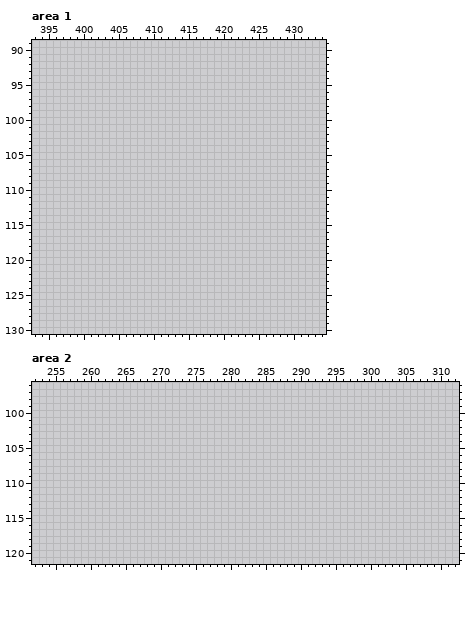
File history of a pixel-art file, src/mission/asteroid/assets/all asteroids.aseprite. The first picture shows the starting point.
630x500 pixels, 1 frame. Shown: area 1: x 393..434, y 89..130; area 2: x 252..312, y 96..121. The commit also changed other parts of the picture, which this record leaves out.
Visible layers, top first: "Layer 2", "Layer 3" opacity 43%, "Layer 4" opacity 17%, "Layer 1".
Palette (. is transparent): 
Now the later version:
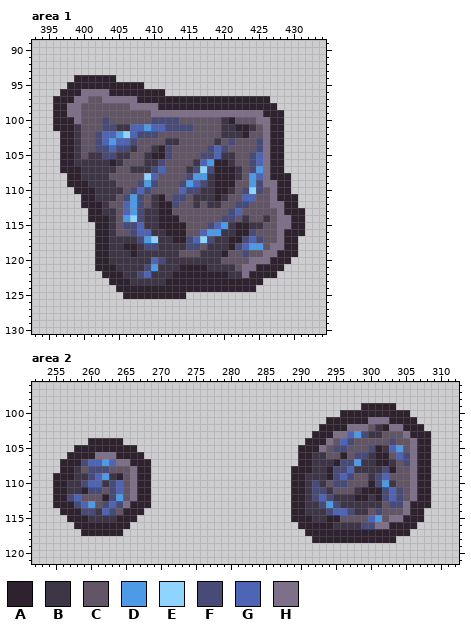
Colours new in this view: A #2e222f  B #3e3546  C #625565  D #4d9be6  E #8fd3ff  F #484a77  G #4d65b4  H #7f708a
From old to new:
Area 1, layer "Layer 2":
y 94: x 399..404 ...... -> AAAAAA
y 95: x 398..408 ........... -> AAAAAAAAAAA
y 96: x 397..411 ............... -> AAAHHHHAAAAAAAA
y 97: x 396..426 ............................... -> AAAHHCCHHHHHAAAAAAAAAAAAAAAAAAA
y 98: x 396..427 ................................ -> AAHHCCCCCCCHHHHAAAAAAAAAAAAAAAAA
y 99: x 396..428 ................................. -> AAHHCCCCCCCCCCHHHHHHHHHHHHHHHHAAA
y 100: x 396..428 ................................. -> AAAHCCCFCCCCCCFFFFCCCCCCBACCCHHAA
y 101: x 396..428 ................................. -> AAABCCCFFBBGGDGGFFFFCCCCBBAABCHAA
y 102: x 397..428 ................................ -> AABCCFGGDEGFFFCCCCCCCCCBBBACCHAA
y 103: x 397..428 ................................ -> AABCCFGDGGFCCCCBBCCCCCBCFCCCFHAA
y 104: x 397..428 ................................ -> AABCCFFGFFBCCBAFCCCCCFGFCCCCFHAA
y 105: x 397..428 ................................ -> AABCBBFFBBCCBAAFCCCCFFGBBCCFGHAA
y 106: x 397..428 ................................ -> AABBBBBABCCCBBFCCCCBGDAABCCFGHAA
y 107: x 397..428 ................................ -> AAABBBBBCCBBBFGCCCBFEFAAABCFDHAA
y 108: x 398..429 ................................ -> AABBBBCCCCCEGCCCCFDDBAAABCDGHAAA
y 109: x 398..429 ................................ -> AAABBBBCCCFDFCCCFDGFBAAACCDFHHAA
y 110: x 399..429 ............................... -> AAABBBBCFGFCCCCGFFBBAABCFEFCHAA
y 111: x 400..430 ............................... -> AABBBCFDFCBACFFCBBBABCCGGCCHAAA
y 112: x 400..430 ............................... -> AAABCCGDFCBAAFCCBCBBCCFFCCCHHAA
y 113: x 401..431 ............................... -> AABBCGDFBBAACCCCCCCCFGCCCCCHAAA
y 114: x 401..431 ............................... -> AAABCDEFBBAAACCCCCCFFCBCCBCHHAA
y 115: x 402..431 .............................. -> AABCFFGBBAAAACCCFGDBAABBCCHHAA
y 116: x 402..431 .............................. -> AABCCFGGBBAAACCGDDBBAAFCCCHAAA
y 117: x 402..430 ............................. -> AABBBBFDEBBAAFGEFBBAAFGFCCHAA
y 118: x 402..430 ............................. -> AABBAABFFBBBBFFCBBBAFGDDCHHAA
y 119: x 402..430 ............................. -> AABBBABBBBBBCCCBBBACCFCCHHAAA
y 120: x 402..429 ............................ -> AABBBBBBGFBBBBBBBBCCCCHHHAAA
y 121: x 402..428 ........................... -> AAABBBBFDBBBAAAABBBBCHHAAAA
y 122: x 403..427 ......................... -> AAABBFGBBBAAAAAAAABBHAAAA
y 123: x 404..425 ...................... -> AAABBBBBAAAAAAAAAAAAAA
y 124: x 405..424 .................... -> AAAAAAAAAAAAAAAAAAAA
y 125: x 406..414 ......... -> AAAAAAAAA
Area 2, layer "Layer 2":
y 99: x 299..303 ..... -> AAAAA
y 100: x 296..305 .......... -> AAAAAAAAAA
y 101: x 294..306 ............. -> AAAAAAHHHAAAA
y 102: x 293..307 ............... -> AAAAHHHCBAHHAAA
y 103: x 292..308 ................. -> AAAHHGDFBBCCCHAAA
y 104: x 260..264 ..... -> AAAAA; x 291..308 .................. -> AAAHCGFCCCCCFCCHAA
y 105: x 258..266 ......... -> AAAAAAAAA; x 290..308 ................... -> AAAHCFFCCCFABGDCHAA
y 106: x 257..267 ........... -> AAAAHHHAAAA; x 290..308 ................... -> AABBCCACFFBAACGFHAA
y 107: x 256..268 ............. -> AAAFGGDGHHAAA; x 290..308 ................... -> AABBBAFFDBBAABCFHAA
y 108: x 256..268 ............. -> AABCFFFCCCHAA; x 289..308 .................... -> AAABBAFFGBBBBFACCHAA
y 109: x 255..268 .............. -> AAABBFGDBACHAA; x 289..308 .................... -> AABBBAFGFCCBFGCCCHAA
y 110: x 255..268 .............. -> AABBFGGBFGCHAA; x 289..308 .................... -> AABFBCFFCCCAFDBCCHAA
y 111: x 255..268 .............. -> AABBAFFCFGCHAA; x 289..308 .................... -> AABFFBCCCBAAAFGFCHAA
y 112: x 255..268 .............. -> AAFGCCCAFDCHAA; x 289..308 .................... -> AABFGFBBBAABAFGFCHAA
y 113: x 255..268 .............. -> AAAFGDCFGFHAAA; x 289..308 .................... -> AABBFDFBBBBBBCFFHAAA
y 114: x 256..267 ............ -> AAAFFBGFCAAA; x 289..307 ................... -> AABBBFGGFBBCFCCCHAA
y 115: x 257..266 .......... -> AAABBBBAAA; x 289..307 ................... -> AAABBAACCCCGDCHHAAA
y 116: x 258..265 ........ -> AAAAAAAA; x 290..306 ................. -> AAAAABBBBFFHHAAAA
y 117: x 259..264 ...... -> AAAAAA; x 291..305 ............... -> AAAAAAAAAAAAAAA
y 118: x 292..303 ............ -> AAAAAAAAAAAA
